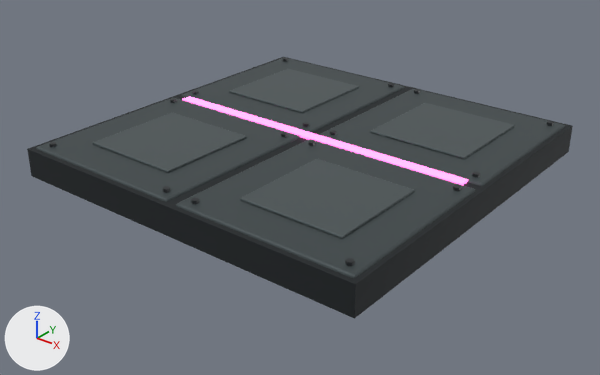
One commit to the glTF model assets/models/kit/floor_plate_lit.glb: the scene before it, then after it.
Both versions are drawn from a camera (50 mm lens) standing at (4.9, -6.27, 3.27) and looking at (0.04, -0.2, -0.49). The axes (+X, +Y, +Z) are drawn at lower left. The lights are the same throughout. The older version comes first. Vertices at exactly the same position are counted once.

The older version as bpy lines, for what is in view:
```python
mat_floorinset = principled_material('FloorInset')
mat_floorinset.base_color = (0.1, 0.125, 0.13)  # dark grey #596365
mat_floorinset.metallic = 0.5
mat_floorinset.roughness = 0.45
mat_floorplate = principled_material('FloorPlate')
mat_floorplate.base_color = (0.075, 0.095, 0.1)  # dark grey #4d5759
mat_floorplate.metallic = 0.55
mat_floorseam = principled_material('FloorSeam')
mat_floorseam.base_color = (0.02, 0.025, 0.028)  # black #272c2f
mat_floorseam.metallic = 0.4
mat_floorseam.roughness = 0.7
mat_glowmagenta = principled_material('GlowMagenta')
mat_glowmagenta.base_color = (1.0, 0.2, 0.6)  # pink #ff7ccb
mat_glowmagenta.emission_color = (1.0, 0.12, 0.55)  # pink #ff61c4
mat_glowmagenta.emission_strength = 3.0
mat_metaldark = principled_material('MetalDark')
mat_metaldark.base_color = (0.055, 0.06, 0.065)  # dark grey #424548
mat_metaldark.metallic = 0.7
mat_metaldark.roughness = 0.45
me_floor_plate_lit = bpy.data.meshes.new('floor_plate_lit')
me_floor_plate_lit.from_pydata(...)  # 656 vertices, 1208 faces; spans x -2.0..2.0, y -2.0..2.0, z -0.3..0.05
# faces by material slot: [12, 432, 432, 320, 12]
me_floor_plate_lit.materials.append(mat_floorseam)  # black #272c2f
me_floor_plate_lit.materials.append(mat_floorplate)  # dark grey #4d5759
me_floor_plate_lit.materials.append(mat_floorinset)  # dark grey #596365
me_floor_plate_lit.materials.append(mat_metaldark)  # dark grey #424548
me_floor_plate_lit.materials.append(mat_glowmagenta)  # pink #ff7ccb, glowing pink #ff61c4
ob_floor_plate_lit = bpy.data.objects.new('floor_plate_lit', me_floor_plate_lit)
ob_floor_plate_lit.location = (0.0, 0.0, 0.0)
```
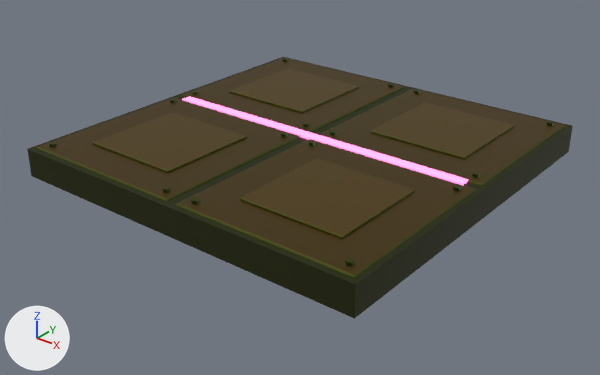
Where the change shows, as pixel boxes [x1, y1, x2, y2] in the pictures (600 x 375 px; the box of a moved part takes in the faces that stretch with it):
'floor_plate_lit', recoloured: [27, 57, 573, 319] in both
part 1 of me_floor_plate_lit, moved or reshaped: [181, 58, 468, 185] in both
part 2 of me_floor_plate_lit, moved or reshaped: [176, 139, 472, 277] in both

The change, as a list of edits to the scene's bpy script:
```text
Change mat_floorseam:
    where n0 = _N.new('ShaderNodeBsdfPrincipled'); n0.name = 'Principled BSDF'
    remove n0.inputs[0].default_value = (0.02, 0.025, 0.028, 1.0)  # 'Base Color', black #272c2f
    add n2 = _N.new('ShaderNodeMix'); n2.name = 'Mix'
    add n2.data_type = 'RGBA'
    add n2.blend_type = 'MULTIPLY'
    add n2.inputs[0].default_value = 1.0  # 'Factor'
    add n2.inputs[7].default_value = (0.02, 0.025, 0.028, 1.0)  # 'B', black #272c2f
    add n3 = _N.new('ShaderNodeVertexColor'); n3.name = 'Color Attribute'
    add _L.new(n2.outputs[2], n0.inputs[0])  # 'Result' to 'Base Color'
    add _L.new(n3.outputs[0], n2.inputs[6])  # 'Color' to 'A'
Change mat_floorplate:
    where n0 = _N.new('ShaderNodeBsdfPrincipled'); n0.name = 'Principled BSDF'
    remove n0.inputs[0].default_value = (0.075, 0.095, 0.1, 1.0)  # 'Base Color', dark grey #4d5759
    add n2 = _N.new('ShaderNodeMix'); n2.name = 'Mix'
    add n2.data_type = 'RGBA'
    add n2.blend_type = 'MULTIPLY'
    add n2.inputs[0].default_value = 1.0  # 'Factor'
    add n2.inputs[7].default_value = (0.075, 0.095, 0.1, 1.0)  # 'B', dark grey #4d5759
    add n3 = _N.new('ShaderNodeVertexColor'); n3.name = 'Color Attribute'
    add _L.new(n2.outputs[2], n0.inputs[0])  # 'Result' to 'Base Color'
    add _L.new(n3.outputs[0], n2.inputs[6])  # 'Color' to 'A'
Change mat_floorinset:
    where n0 = _N.new('ShaderNodeBsdfPrincipled'); n0.name = 'Principled BSDF'
    remove n0.inputs[0].default_value = (0.1, 0.125, 0.13, 1.0)  # 'Base Color', dark grey #596365
    add n2 = _N.new('ShaderNodeMix'); n2.name = 'Mix'
    add n2.data_type = 'RGBA'
    add n2.blend_type = 'MULTIPLY'
    add n2.inputs[0].default_value = 1.0  # 'Factor'
    add n2.inputs[7].default_value = (0.1, 0.125, 0.13, 1.0)  # 'B', dark grey #596365
    add n3 = _N.new('ShaderNodeVertexColor'); n3.name = 'Color Attribute'
    add _L.new(n2.outputs[2], n0.inputs[0])  # 'Result' to 'Base Color'
    add _L.new(n3.outputs[0], n2.inputs[6])  # 'Color' to 'A'
Change mat_metaldark:
    where n0 = _N.new('ShaderNodeBsdfPrincipled'); n0.name = 'Principled BSDF'
    remove n0.inputs[0].default_value = (0.055, 0.06, 0.065, 1.0)  # 'Base Color', dark grey #424548
    add n2 = _N.new('ShaderNodeMix'); n2.name = 'Mix'
    add n2.data_type = 'RGBA'
    add n2.blend_type = 'MULTIPLY'
    add n2.inputs[0].default_value = 1.0  # 'Factor'
    add n2.inputs[7].default_value = (0.055, 0.06, 0.065, 1.0)  # 'B', dark grey #424548
    add n3 = _N.new('ShaderNodeVertexColor'); n3.name = 'Color Attribute'
    add _L.new(n2.outputs[2], n0.inputs[0])  # 'Result' to 'Base Color'
    add _L.new(n3.outputs[0], n2.inputs[6])  # 'Color' to 'A'
Change mat_glowmagenta:
    where n0 = _N.new('ShaderNodeBsdfPrincipled'); n0.name = 'Principled BSDF'
    remove n0.inputs[0].default_value = (1.0, 0.2, 0.6, 1.0)  # 'Base Color', pink #ff7ccb
    add n2 = _N.new('ShaderNodeMix'); n2.name = 'Mix'
    add n2.data_type = 'RGBA'
    add n2.blend_type = 'MULTIPLY'
    add n2.inputs[0].default_value = 1.0  # 'Factor'
    add n2.inputs[7].default_value = (1.0, 0.2, 0.6, 1.0)  # 'B', pink #ff7ccb
    add n3 = _N.new('ShaderNodeVertexColor'); n3.name = 'Color Attribute'
    add _L.new(n2.outputs[2], n0.inputs[0])  # 'Result' to 'Base Color'
    add _L.new(n3.outputs[0], n2.inputs[6])  # 'Color' to 'A'
Change me_floor_plate_lit:
    where me_floor_plate_lit.from_pydata(...)  # 656 vertices, 1208 faces; spans x -2.0..2.0, y -2.0..2.0, z -0.3..0.05
    me_floor_plate_lit part 1
    me_floor_plate_lit.vertices[64].co: (-1.92, 0.05, -0.01) -> (-1.92, 0.08, -0.04)  # pixel (181, 96) -> not seen
    me_floor_plate_lit.vertices[65].co: (-1.92, 0.08, 0.02) -> (-1.92, 0.05, -0.01)  # pixel (183, 94) -> pixel (181, 97)
    me_floor_plate_lit.vertices[67].co: (-1.92, 0.06, 0.01) -> (-1.92, 0.06, -0.03)  # pixel (182, 95) -> not seen
    me_floor_plate_lit.vertices[68].co: (-1.94, 0.06, 0.01) -> (-1.94, 0.06, -0.03)  # pixel (181, 95) -> not seen
    me_floor_plate_lit.vertices[69].co: (-1.94, 0.08, 0.01) -> (-1.94, 0.06, -0.01)  # pixel (182, 94) -> pixel (181, 96)
    me_floor_plate_lit.vertices[70].co: (-1.94, 0.06, -0.01) -> (-1.94, 0.08, -0.03)  # pixel (181, 96) -> not seen
    me_floor_plate_lit.vertices[71].co: (-1.92, 0.08, -0.04) -> (-1.92, 0.05, -0.01)  # not seen -> pixel (181, 96)
    me_floor_plate_lit.vertices[72].co: (-1.92, 0.05, -0.01) -> (-1.92, 0.08, 0.02)  # pixel (181, 97) -> pixel (183, 94)
    me_floor_plate_lit.vertices[74].co: (-1.92, 0.06, -0.03) -> (-1.92, 0.06, 0.01)  # not seen -> pixel (182, 95)
    me_floor_plate_lit.vertices[75].co: (-1.94, 0.06, -0.03) -> (-1.94, 0.06, 0.01)  # not seen -> pixel (181, 95)
    me_floor_plate_lit.vertices[76].co: (-1.94, 0.06, -0.01) -> (-1.94, 0.08, 0.01)  # pixel (181, 96) -> pixel (182, 94)
    me_floor_plate_lit.vertices[77].co: (-1.94, 0.08, -0.03) -> (-1.94, 0.06, -0.01)  # not seen -> pixel (181, 96)
    me_floor_plate_lit.vertices[648].co: (-1.8, -0.06, 0.0) -> (-1.8, -0.06, 0.02)  # not seen -> pixel (182, 99)
    me_floor_plate_lit.vertices[649].co: (-1.8, -0.06, 0.02) -> (-1.8, -0.06, 0.0)  # pixel (182, 99) -> not seen
    me_floor_plate_lit part 2
    me_floor_plate_lit.vertices[120].co: (0.08, -1.92, -0.04) -> (0.08, -1.95, -0.01)  # not seen -> pixel (176, 207)
    me_floor_plate_lit.vertices[121].co: (0.08, -1.95, -0.01) -> (0.08, -1.92, 0.02)  # pixel (176, 207) -> pixel (178, 203)
    me_floor_plate_lit.vertices[123].co: (0.08, -1.94, -0.03) -> (0.08, -1.94, 0.01)  # not seen -> pixel (176, 204)
    me_floor_plate_lit.vertices[124].co: (0.06, -1.94, -0.03) -> (0.06, -1.94, 0.01)  # not seen -> pixel (175, 204)
    me_floor_plate_lit.vertices[125].co: (0.06, -1.94, -0.01) -> (0.06, -1.92, 0.01)  # pixel (175, 206) -> pixel (176, 203)
    me_floor_plate_lit.vertices[126].co: (0.06, -1.92, -0.03) -> (0.06, -1.94, -0.01)  # not seen -> pixel (175, 206)
    me_floor_plate_lit.vertices[127].co: (0.08, -1.95, -0.01) -> (0.08, -1.92, -0.04)  # pixel (176, 207) -> not seen
    me_floor_plate_lit.vertices[128].co: (0.08, -1.92, 0.02) -> (0.08, -1.95, -0.01)  # pixel (178, 203) -> pixel (176, 207)
    me_floor_plate_lit.vertices[130].co: (0.08, -1.94, 0.01) -> (0.08, -1.94, -0.03)  # pixel (176, 204) -> not seen
    me_floor_plate_lit.vertices[131].co: (0.06, -1.94, 0.01) -> (0.06, -1.94, -0.03)  # pixel (175, 204) -> not seen
    me_floor_plate_lit.vertices[132].co: (0.06, -1.92, 0.01) -> (0.06, -1.94, -0.01)  # pixel (176, 203) -> pixel (175, 206)
    me_floor_plate_lit.vertices[133].co: (0.06, -1.94, -0.01) -> (0.06, -1.92, -0.03)  # pixel (175, 206) -> not seen
```
